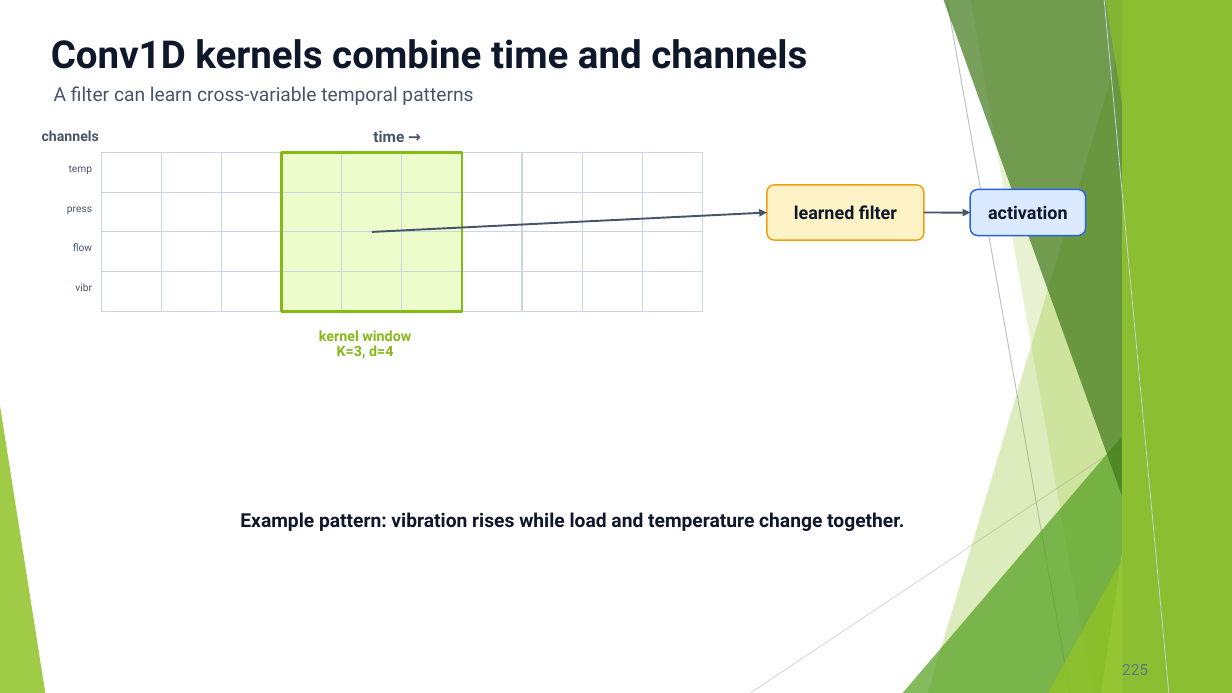
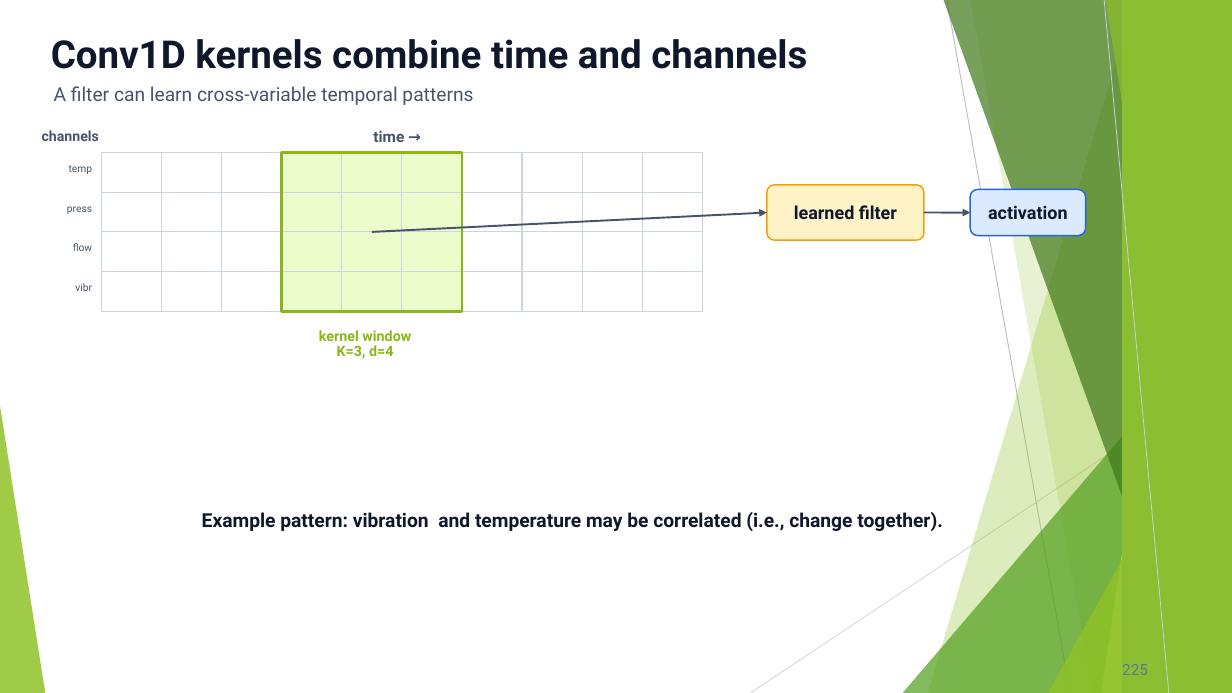
Before and after one commit to FranzGH/timeseries, a slide deck: slide 225 of Slides/05 CNNs.pptx. Drawn at 1232x693 pixels with LibreOffice and Linux fonts; fonts in the diff are those of the drawing. Boxes give left, top, right and bottom in pixels: in the first picture for what was removed or moved away, otherwise in the second. Text is boxed around its words. In the diff, an @@ line names an element or a change of style, - is before the commit and + after.

```diff
--- a/Slides/05 CNNs.pptx
+++ b/Slides/05 CNNs.pptx
@@ text at [202,512,943,531]: text changed @@
-Example pattern: vibration rises while load and temperature change together.
+Example pattern: vibration and temperature may be correlated (i.e., change together).
```
Also in this commit, not shown: 32 other slides changed, 1 slide added, 5 other files.
